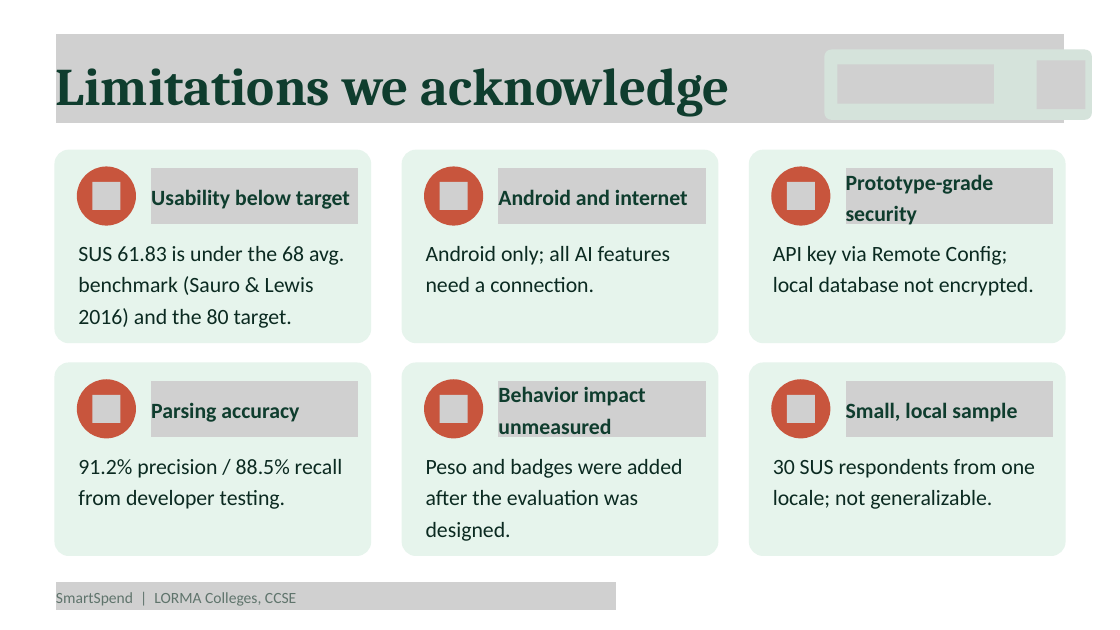
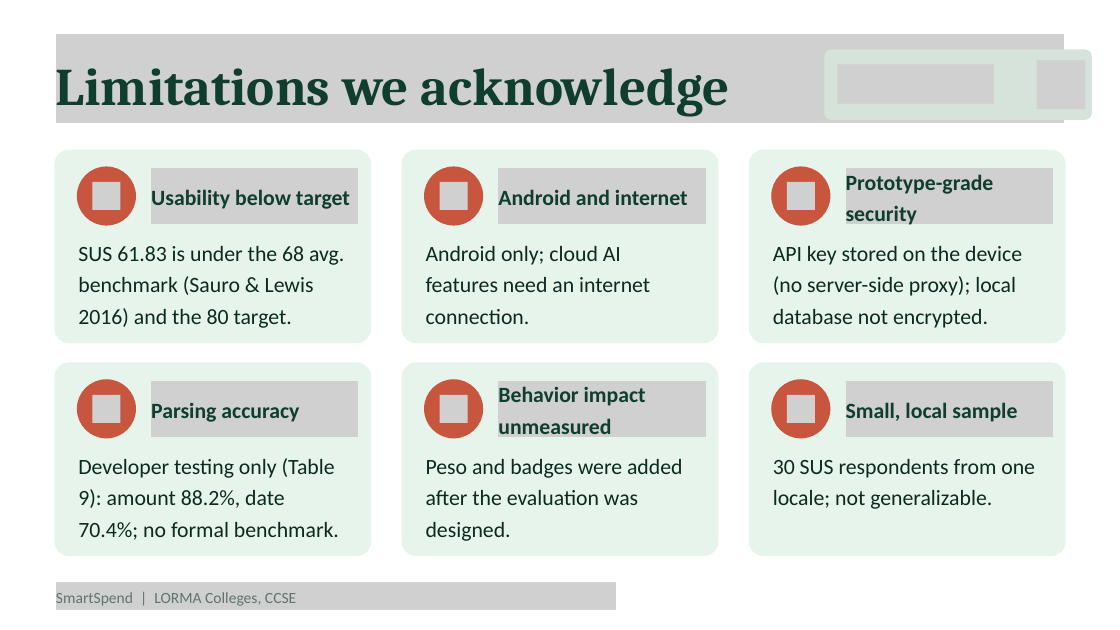
Before and after one commit to Zushikina-kun/smartspend-app, a slide deck: slide 16 of docs/handsoff/FOR_CYRILLE/SmartSpend_Defense.pptx. Drawn at 1120x630 pixels with LibreOffice and Linux fonts; fonts in the diff are those of the drawing; grey boxes stand for pictures. Boxes give left, top, right and bottom in pixels: in the first picture for what was removed or moved away, otherwise in the second. Text is boxed around its words. In the diff, an @@ line names an element or a change of style, - is before the commit and + after.

```diff
--- a/docs/handsoff/FOR_CYRILLE/SmartSpend_Defense.pptx
+++ b/docs/handsoff/FOR_CYRILLE/SmartSpend_Defense.pptx
@@ text at (426, 246, 650, 324): text changed @@
-Android only; all AI features need a connection.
+Android only; cloud AI features need an internet connection.
@@ text at (773, 246, 1022, 328): text changed @@
-API key via Remote Config; local database not encrypted.
+API key stored on the device (no server-side proxy); local database not encrypted.
@@ text at (78, 458, 339, 540): text changed @@
-91.2% precision / 88.5% recall from developer testing.
+Developer testing only (Table 9): amount 88.2%, date 70.4%; no formal benchmark.
```
Also in this commit, not shown: 4 other slides changed, 6 other files.
